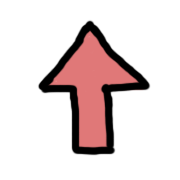
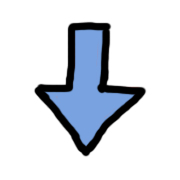
Revision of a layered 180px x 180px image; what changed, layer by layer:
showed group "Blue" (2 layers) over [33,21,147,158]
hid group "Red" (2 layers) over [37,19,151,156]
